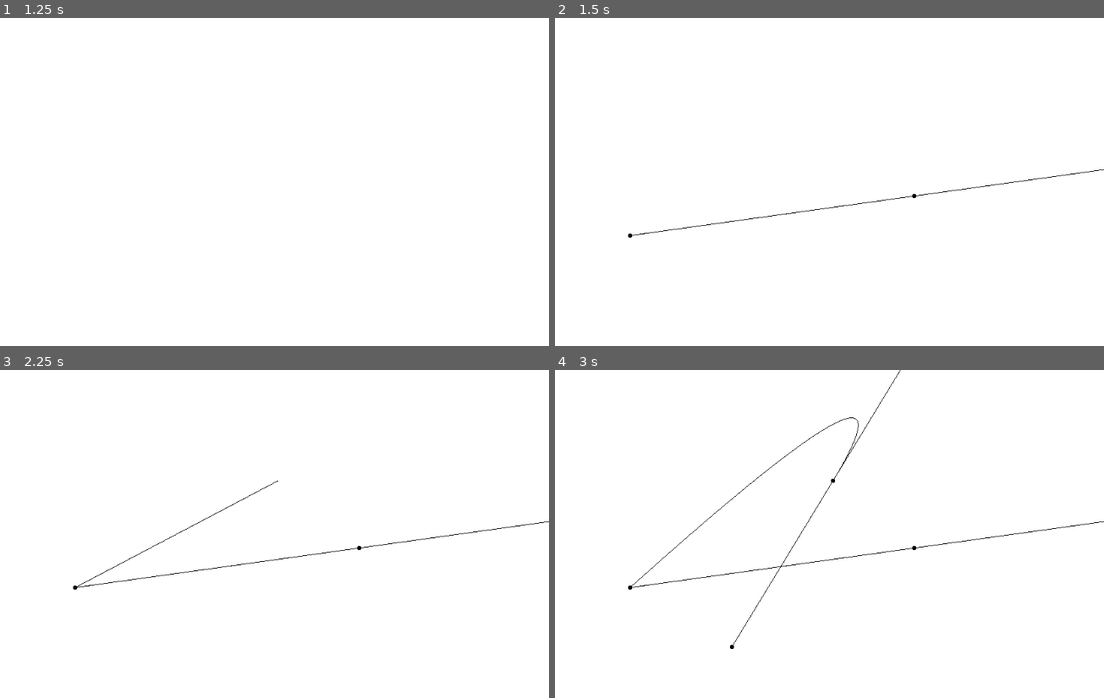
Above: before the commit, frames 1-4 (two rows, left to right).
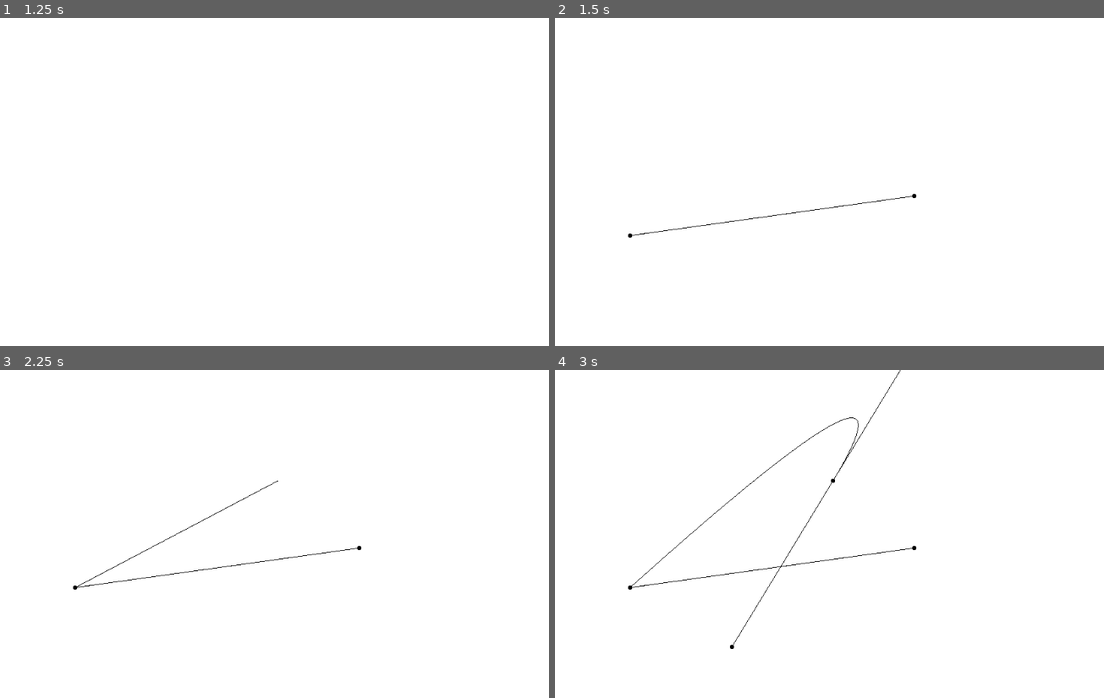
Above: after the commit, the same moments.

Repository: victordomiciano/mac210-ep1
Game: Godot game, scene res://Main.tscn
The game is run twice, just before and just after one commit, with the same random seed, the same clock (stepped at 60 frames per second) and the same inputs.
Inputs (mouse positions are in pixels of both pictures, inside the frame that each line leads up to):
- Up to frame 1 (1.25 s): tap Enter at 0.5 s; move the mouse to (356, 195) at 0.52 s; press the mouse at (356, 195) at 0.53 s
- Up to frame 2 (1.5 s): tap Space at 1.25 s; move the mouse to (631, 234) at 1.27 s; release the mouse at (631, 234) at 1.28 s; click (631, 234) at 1.35 s
- Up to frame 3 (2.25 s): tap Enter at 2 s; move the mouse to (279, 481) at 2.02 s; press the mouse at (279, 481) at 2.03 s
- Up to frame 4 (3 s): tap Space at 2.75 s; move the mouse to (730, 645) at 2.77 s; release the mouse at (730, 645) at 2.78 s; click (730, 645) at 2.85 s

Frame 1 is identical in both runs. In frame 2, 0.1% of the frame differs, in the area x 65-100%, y 46-55%; in frame 3, 0.1%; in frame 4, 0.1%.

Commit message:
Add first drag suppot

Diff:
--- a/Main.gd
+++ b/Main.gd
@@ -11,6 +11,7 @@
 var drag_point = null
 var last_quadratic = false
 var quadratic = []
+var first_drag = false
 
 func _input(event):
 	if event.is_action_pressed('ui_cancel'):
@@ -40,16 +41,22 @@
 	update()
 
 func _draw():
+	var drag_size = drag_points.size()
+	var mouse_pos = get_viewport().get_mouse_position()
 	if control_points.size() > 0:
-		var mouse_pos = get_viewport().get_mouse_position()
 		var control_size = control_points.size()
-		var drag_size = drag_points.size()
-		draw_circle(control_points[0], 3, BLACK)
+		var init_drag = 1
 		for i in range(1, control_size):
 			draw_circle(control_points[i], 3, BLACK)
-			if not quadratic[i]:
+			if not quadratic[i] and not (i == 1 and first_drag):
 				draw_bezier(control_points[i-1], control_points[i], quadratic(control_points[i], i))
-		for i in range(1, drag_size, 2):
+		if first_drag:
+			draw_circle(drag_points[1], 3, BLACK)
+			draw_line(control_points[1], drag_points[1], BLACK)
+			init_drag = 3
+		else:
+			draw_circle(control_points[0], 3, BLACK)
+		for i in range(init_drag, drag_size, 2):
 			draw_circle(drag_points[i-1], 3, BLACK)
 			draw_circle(drag_points[i], 3, BLACK)
 			draw_line(drag_points[i-1], drag_points[i], BLACK)
@@ -59,11 +66,14 @@
 			draw_bezier(control_points[control_size-1], drag_point-(mouse_pos-drag_point), drag_point)
 			draw_line(drag_point-(mouse_pos-drag_point), mouse_pos, BLACK)
 		else:
-			draw_circle(control_points[control_size-1], 3, BLACK)
 			if last_quadratic:
 				draw_bezier(control_points[control_size-1], drag_points[drag_size-1], mouse_pos)
 			else:
 				draw_line(control_points[control_size-1], mouse_pos, BLACK)
+	elif is_dragging:
+		draw_circle(drag_point, 3, BLACK)
+		draw_line(drag_point, mouse_pos, BLACK)
+		first_drag = true
 
 func quadratic(p, i):
 	if i < control_points.size()-1 and drag_points.has(p):
